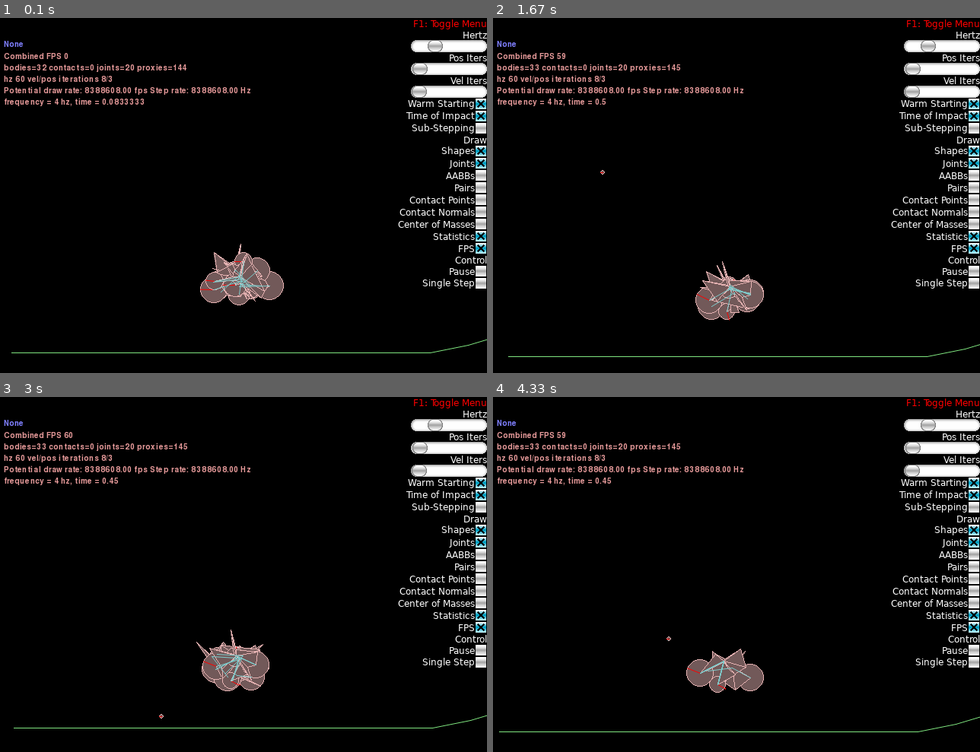
Above: before the commit, frames 1-4 (two rows, left to right).
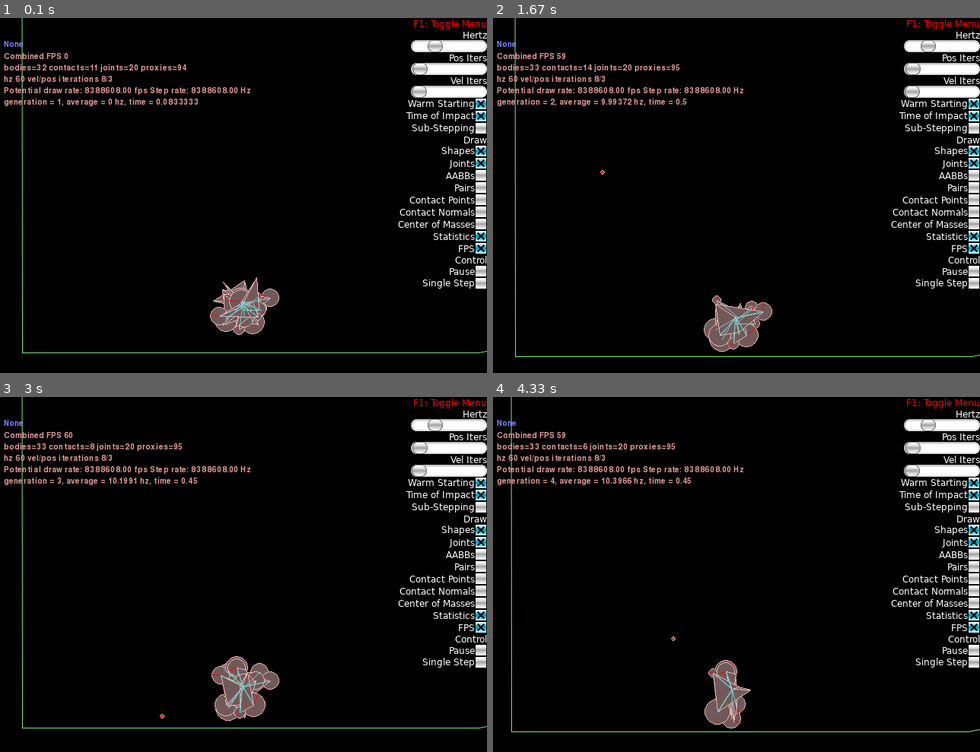
Above: after the commit, the same moments.

Repository: Arton1/BestCarAlgorithm
Game: pygame game, started from solution/car_algorithm.py
The game is run twice, just before and just after one commit, with the same random seed, the same clock (stepped at 60 frames per second) and the same inputs.
Inputs (mouse positions are in pixels of both pictures, inside the frame that each line leads up to):
- Up to frame 1 (0.1 s): no input
- Up to frame 2 (1.67 s): tap C at 0.33, 1.15 s; click (892, 191) at 0.72 s; hold Right 1-1.47 s; tap Space at 1.07, 1.37, 1.62 s; hold Up from 1.55 s (still down)
- Up to frame 3 (3 s): release Up at 1.85 s; hold Right 1.88-2.35 s; tap Space at 1.95, 2.25, 2.45, 2.75 s; tap Z at 2.03 s; hold Left 2.38-2.92 s; tap C at 2.53 s; hold Down from 2.95 s (still down)
- Up to frame 4 (4.33 s): tap Space at 3.02, 3.35, 3.65, 3.78, 4.18 s; release Down at 3.25 s; hold Left 3.28-3.68 s; tap Z at 3.43 s; hold Up 3.72-4.08 s; tap C at 3.87 s; hold Right from 4.12 s (still down)

The runs differ from the first frame. In frame 1, 3.5% of the frame differs, in the area x 0-100%, y 0-95%; in frame 2, 3.2%; in frame 3, 2.7%; in frame 4, 2.6%.

Commit message:
changed chassis generation, deleted torque from genotype, reduced chassis to 4 vertices

Diff:
--- /dev/null
+++ b/solution/average.txt
@@ -0,0 +1,3 @@
+15.0732
+10.6309
+9.01567
--- a/solution/car_algorithm.py
+++ b/solution/car_algorithm.py
@@ -25,32 +25,51 @@
 from solution.evolutional_algorithm.population import Population
 import time
 
+
 # Creating first population and the track
 class World(Framework):
     def __init__(self):
         super(World, self).__init__()
         create_track(self.world)
         self._population = Population()
-        create_cars(self.world, self._population)
+        # self.springs = nice_car(self.world, offset=(10, 10))
+        self.springs = create_cars(self.world, self._population)
         self.time_start = time.time()
+        self.average = 0
+        self.generation = 1
+        self.f = open("average.txt", "w+")
 
     # evaluates every genotype and deletes car objects
     def stop_simulation(self):
         while len(self.world.bodies) > 2:
             self.world.DestroyBody(self.world.bodies[2])
 
+    def sim(self):
+        self._population.set_fitness(self.world)
+        statistic =  self._population.print_information()
+        self.average = statistic[0]
+        self.generation = statistic[1]
+        self.stop_simulation()
+        self._population.evolve()
+        super(World, self).__init__()
+        create_track(self.world)
+        self.springs.clear()
+        self.springs = create_cars(self.world, self._population)
+        self.time_start = time.time()
+        self.f.write("%g\n" %(self.average/(self._population._AMOUNT_OF_CANDIDATES)))
+
+    def start_engines(self):
+        for spring in self.springs:
+            spring[0].motorEnabled = True
+            spring[1].motorEnabled = True
+
     def Keyboard(self, key):
         if key == Keys.K_t:
-            self.stop_simulation()
+            self.springs[0].motorEnabled = True
+            self.springs[1].motorEnabled = True
+            # self.stop_simulation()
         if key == Keys.K_c:
-            self._population.set_fitness(self.world)
-            self._population.print_information()
-            self.stop_simulation()
-            self._population.evolve()
-            super(World, self).__init__()
-            create_track(self.world)
-            create_cars(self.world, self._population)
-            self.time_start = time.time()
+            self.sim()
 
     def Step(self, settings):
         super(World, self).Step(settings)
@@ -61,8 +80,11 @@
             except IndexError:
                 x = 10
         self.viewCenter = (x, 20)
-        self.Print("frequency = %g hz, time = %g" %
-                   (4, time.time() - self.time_start))
+        self.Print("generation = %g, average = %g hz, time = %g" %
+                   (self.generation ,self.average/(self._population._AMOUNT_OF_CANDIDATES), time.time() - self.time_start))
+
+        # if (time.time() - self.time_start > 2 and time.time() - self.time_start < 3 ) : self.start_engines()
+        if (time.time() - self.time_start > 10):  self.sim()
 
 
 if __name__ == "__main__":
--- a/solution/evolutional_algorithm/genotype.py
+++ b/solution/evolutional_algorithm/genotype.py
@@ -4,8 +4,9 @@
 
 class Genotype:
     _MUTATIONS_CHANCE = 1/5  # percentage of individuals that get changed
-    _MUTATION_POINTS_AMOUNT = 3
-    _AMOUNT_OF_CROSSOVER_POINTS = 1/5
+    _MUTATION_POINTS_AMOUNT = 7
+    _AMOUNT_OF_CROSSOVER_POINTS = 1/2
+    vertices = 4
 
     def __init__(self, vectors, wheel_vertices, wheel_proporties):
         self._vectors = vectors
@@ -70,18 +71,18 @@
             indexes = sample(range(amount_of_genes), self._MUTATION_POINTS_AMOUNT)
             for index in indexes:
                 if index < len(self._vectors):
-                    self._vectors[index] = (random() * 2 * pi, uniform(0.1, 4))
+                    self._vectors[index] = (uniform(2*pi/self.vertices*(index), 2*pi/self.vertices*(index+1)), uniform(0.1, 4))
                 elif index < len(self._vectors) + len(self._wheel_vertices):
                     index -= len(self._vectors)
-                    self._wheel_vertices[index] = randint(0, 9)
+                    self._wheel_vertices[index] = randint(0, self.vertices-1)
                 else:
                     index -= len(self._vectors)
                     index -= len(self._wheel_vertices)
                     if index == 0:
                         self._wheel_properties[0] = (uniform(0.5, 2), uniform(0.5, 2))
                     elif index == 1:
-                        self._wheel_properties[1] = (uniform(0, 100), uniform(0, 100))
+                        self._wheel_properties[1] = (uniform(10, 40), uniform(10, 40))
                     elif index == 2:
                         self._wheel_properties[2] = (uniform(0, 1), uniform(0, 1))
                     else:
-                        self._wheel_properties[3] = (uniform(0, 100), uniform(0, 100))
+                        self._wheel_properties[3] = (uniform(200, 200), uniform(200, 200))
--- a/solution/evolutional_algorithm/population.py
+++ b/solution/evolutional_algorithm/population.py
@@ -4,41 +4,52 @@
 
 
 class Population:
+    vertices = 4
     _AMOUNT_OF_CANDIDATES = 10
     _AMOUNT_OF_CHILDREN = _AMOUNT_OF_CANDIDATES
-    _TOURNAMENT_SIZE = 3
+    _TOURNAMENT_SIZE = 2
 
     def __init__(self,
                  candidates_amount=_AMOUNT_OF_CANDIDATES,
                  children_amount=_AMOUNT_OF_CHILDREN,
                  ):
         self._candidates = []
-        self._generation = 0
+        self._generation = 1
         self._children_amount = children_amount
         self._tournament_size = self._TOURNAMENT_SIZE
         self._create_starting_population(candidates_amount)
 
     def _create_starting_population(self, candidates_amount):
         for candidate in range(candidates_amount):
-            vectors = [(random() * 2 * pi, uniform(0.1, 4)) for vector in range(10)]
-            vectors.sort()
+            # vectors = [(random() * 2 * pi, uniform(0.1, 4)) for vector in range(self.vertices)]
+            intervals = [0]
+            for i in range(0, self.vertices):
+                intervals.append(intervals[-1] + 360 / self.vertices)
+            vectors = []
+            for i in range(0, self.vertices):
+                vectors.append((uniform(intervals[i], intervals[i + 1]) * 3.14 / 180, uniform(0.1, 4)))
+
+            # vectors.sort()
             wheel_vertices = []
-            wheel_vertices.append(randint(0, 9))
-            wheel_vertices.append(randint(0, 9))
+            wheel_vertices.append(randint(0, self.vertices - 1))
+            wheel_vertices.append(randint(0, self.vertices - 1))
             wheel_properties = []
             wheel_properties.append((uniform(0.5, 2), uniform(0.5, 2)))
-            wheel_properties.append((uniform(0, 100), uniform(0, 100)))
+            wheel_properties.append((uniform(10, 40), uniform(10, 40)))
             wheel_properties.append((uniform(0, 1), uniform(0, 1)))
-            wheel_properties.append((uniform(0, 100), uniform(0, 100)))
+            wheel_properties.append((uniform(200, 200), uniform(200, 200)))
             individual = Genotype(vectors, wheel_vertices, wheel_properties)
             self._candidates.append(individual)
 
     def print_information(self):
+        sum = 0
         print(f"Generacja: {self._generation}")
         for index, genotype in enumerate(sorted(self._candidates, key=lambda x: x.get_fitness(), reverse=True)):
             fitness = genotype.get_fitness()
-            print(f"{index+1} : {fitness}")
-            # print(f"{index+1}: {individual.get_information()} : {fitness}")
+            print(f"{index + 1} : {fitness}")
+            sum += fitness
+        return sum, self._generation
+        # print(f"{index+1}: {individual.get_information()} : {fitness}")
 
     def set_fitness(self, world):
         for (genotype, i) in zip(self._candidates, range(2, 3 * len(self._candidates) + 2, 3)):
@@ -70,7 +81,7 @@
 
     def _ranking_select_individual(self, candidates):
         candidates.sort(key=lambda x: x.get_fitness())
-        rank_sum = (len(candidates)+1)*len(candidates)/2
+        rank_sum = (len(candidates) + 1) * len(candidates) / 2
         spin = randint(0, rank_sum)
         index_sum = 0
         for index, candidate in enumerate(candidates, start=1):
--- a/solution/models/car.py
+++ b/solution/models/car.py
@@ -5,25 +5,31 @@
                    b2_pi)
 
 
-def create_cars(world, population, offset=(10, 10)):
+def create_cars(world, population, offset=(10, 5)):
+    springs = []
     for genotype in population._candidates:
-        create_car(world, genotype, offset)
+        springs.append(create_car(world, genotype, offset))
+    return springs
 
 
 def create_car(world, genotype, offset):
+    vertices = 4
     x_offset, y_offset = offset
     points = []
-    for x, y in genotype._vectors:
-        points.append((math.cos(x) * y, math.sin(x) * y))
-    chassis = world.CreateDynamicBody(position=(x_offset, y_offset), userData = "car_chassis")
-    for index in range(10):
-        chassis.CreatePolygonFixture(vertices=[(0, 0), points[index % 10], points[(index + 1) % 10]], groupIndex=-1, density=1,
-                                     friction=0.3,
-                                     restitution=0.3)
     wheels = []
     springs = []
     wheel_radius, wheel_speed, wheel_friction, engine_torque = genotype._wheel_properties
-    x_offset, y_offset = offset
+    for x, y in genotype._vectors:
+        points.append((math.cos(x) * y, math.sin(x) * y))
+
+    y_offset += max(wheel_radius[0], wheel_radius[1])
+    chassis = world.CreateDynamicBody(position=(x_offset, y_offset), userData="car_chassis")
+    for index in range(vertices):
+        chassis.CreatePolygonFixture(vertices=[(0, 0), points[index % vertices], points[(index + 1) % vertices]], groupIndex=-1,
+                                     density=50,
+                                    )
+
+    # x_offset, y_offset = offset
     for i in range(0, 2):
         x, y = points[genotype._wheel_vertices[i]]
         wheel = world.CreateDynamicBody(
@@ -50,77 +56,78 @@
         )
         wheels.append(wheel)
         springs.append(spring)
-    return chassis, wheels, springs
+    return springs
 
-    def nice_car(world, wheel_radius=1.2, density=1.0, offset=(0, 0),
-                 wheel_friction=0.9, wheel_axis=(0.0, 1.0), wheel_torques=[200.0, 10.0],
-                 wheel_drives=[True, False], hz=4.0, zeta=0.7, **kwargs):
-        x_offset, y_offset = offset
-        chassis = world.CreateDynamicBody(position=(x_offset, y_offset))
-        chassis.CreatePolygonFixture(vertices=[(0, 0), (0, 2), (1, 3)], groupIndex=-1, density=1, friction=0.3,
-                                     restitution=0.3)
-        chassis.CreatePolygonFixture(vertices=[(0, 0), (1, 3), (3, 3)], groupIndex=-1, density=1, friction=0.3,
-                                     restitution=0.3)
-        chassis.CreatePolygonFixture(vertices=[(0, 0), (3, 3), (2, 1)], groupIndex=-1, density=1, friction=0.3,
-                                     restitution=0.3)
-        chassis.CreatePolygonFixture(vertices=[(0, 0), (2, 1), (4, 0)], groupIndex=-1, density=1, friction=0.3,
-                                     restitution=0.3)
-        chassis.CreatePolygonFixture(vertices=[(0, 0), (4, 0), (1, -1)], groupIndex=-1, density=1, friction=0.3,
-                                     restitution=0.3)
-        chassis.CreatePolygonFixture(vertices=[(0, 0), (1, -1), (1, -3)], groupIndex=-1, density=1, friction=0.3,
-                                     restitution=0.3)
-        chassis.CreatePolygonFixture(vertices=[(0, 0), (1, -3), (-1, -1)], groupIndex=-1, density=1, friction=0.3,
-                                     restitution=0.3)
-        chassis.CreatePolygonFixture(vertices=[(0, 0), (-1, -1), (-3, 0)], groupIndex=-1, density=1, friction=0.3,
-                                     restitution=0.3)
-        chassis.CreatePolygonFixture(vertices=[(0, 0), (-3, 0), (-2, 2)], groupIndex=-1, density=1, friction=0.3,
-                                     restitution=0.3)
-        chassis.CreatePolygonFixture(vertices=[(0, 0), (-2, 2), (0, 2)], groupIndex=-1, density=1, friction=0.3,
-                                     restitution=0.3)
-        wheels, springs = [], []
-        wheel = world.CreateDynamicBody(
-            position=(x_offset + 1, y_offset - wheel_radius - 3),
-            fixtures=b2FixtureDef(
-                shape=b2CircleShape(radius=wheel_radius),
-                density=density,
-                groupIndex=-1,
-                friction=1000,
-            )
+
+def nice_car(world, wheel_radius=1.2, density=1.0, offset=(0, 0),
+             wheel_friction=0.9, wheel_axis=(0.0, 1.0), wheel_torques=[200.0, 10.0],
+             wheel_drives=[True, False], hz=4.0, zeta=0.7, **kwargs):
+    x_offset, y_offset = offset
+    chassis = world.CreateDynamicBody(position=(x_offset, y_offset))
+    chassis.CreatePolygonFixture(vertices=[(0, 0), (0, 2), (1, 3)], groupIndex=-1, density=1, friction=0.3,
+                                 restitution=0.3)
+    chassis.CreatePolygonFixture(vertices=[(0, 0), (1, 3), (3, 3)], groupIndex=-1, density=1, friction=0.3,
+                                 restitution=0.3)
+    chassis.CreatePolygonFixture(vertices=[(0, 0), (3, 3), (2, 1)], groupIndex=-1, density=1, friction=0.3,
+                                 restitution=0.3)
+    chassis.CreatePolygonFixture(vertices=[(0, 0), (2, 1), (4, 0)], groupIndex=-1, density=1, friction=0.3,
+                                 restitution=0.3)
+    chassis.CreatePolygonFixture(vertices=[(0, 0), (4, 0), (1, -1)], groupIndex=-1, density=1, friction=0.3,
+                                 restitution=0.3)
+    chassis.CreatePolygonFixture(vertices=[(0, 0), (1, -1), (1, -3)], groupIndex=-1, density=1, friction=0.3,
+                                 restitution=0.3)
+    chassis.CreatePolygonFixture(vertices=[(0, 0), (1, -3), (-1, -1)], groupIndex=-1, density=1, friction=0.3,
+                                 restitution=0.3)
+    chassis.CreatePolygonFixture(vertices=[(0, 0), (-1, -1), (-3, 0)], groupIndex=-1, density=1, friction=0.3,
+                                 restitution=0.3)
+    chassis.CreatePolygonFixture(vertices=[(0, 0), (-3, 0), (-2, 2)], groupIndex=-1, density=1, friction=0.3,
+                                 restitution=0.3)
+    chassis.CreatePolygonFixture(vertices=[(0, 0), (-2, 2), (0, 2)], groupIndex=-1, density=1, friction=0.3,
+                                 restitution=0.3)
+    wheels, springs = [], []
+    wheel = world.CreateDynamicBody(
+        position=(x_offset + 1, y_offset - wheel_radius - 3),
+        fixtures=b2FixtureDef(
+            shape=b2CircleShape(radius=wheel_radius),
+            density=density,
+            groupIndex=-1,
+            friction=1000,
         )
-        spring = world.CreateWheelJoint(
-            bodyA=chassis,
-            bodyB=wheel,
-            localAnchorA=(1, -3),
-            localAnchorB=(0, 0),
-            axis=(1, 0),
-            # motorSpeed=0,
-            # maxMotorTorque=200,
-            # enableMotor=True,
-            frequencyHz=60,
-            dampingRatio=1.0,
+    )
+    spring = world.CreateWheelJoint(
+        bodyA=chassis,
+        bodyB=wheel,
+        localAnchorA=(1, -3),
+        localAnchorB=(0, 0),
+        axis=(1, 0),
+        motorSpeed=-10,
+        maxMotorTorque=200,
+        enableMotor=False,
+        frequencyHz=60,
+        dampingRatio=1.0,
+    )
+    wheels.append(wheel)
+    springs.append(spring)
+    wheel = world.CreateDynamicBody(
+        position=(x_offset - 3, y_offset - wheel_radius - 0),
+        fixtures=b2FixtureDef(
+            shape=b2CircleShape(radius=wheel_radius),
+            density=density,
+            groupIndex=-1
         )
-        wheels.append(wheel)
-        springs.append(spring)
-        wheel = world.CreateDynamicBody(
-            position=(x_offset - 3, y_offset - wheel_radius - 0),
-            fixtures=b2FixtureDef(
-                shape=b2CircleShape(radius=wheel_radius),
-                density=density,
-                groupIndex=-1
-            )
-        )
-        spring = world.CreateWheelJoint(
-            bodyA=chassis,
-            bodyB=wheel,
-            localAnchorA=(-3, 0),
-            localAnchorB=(0, 0),
-            axis=(1, 0),
-            motorSpeed=0,
-            maxMotorTorque=200,
-            enableMotor=True,
-            frequencyHz=60,
-            dampingRatio=1.0
-        )
-        wheels.append(wheel)
-        springs.append(spring)
-        return chassis, wheels, springs
+    )
+    spring = world.CreateWheelJoint(
+        bodyA=chassis,
+        bodyB=wheel,
+        localAnchorA=(-3, 0),
+        localAnchorB=(0, 0),
+        motorSpeed=-10,
+        axis=(1, 0),
+        maxMotorTorque=200,
+        enableMotor=False,
+        frequencyHz=60,
+        dampingRatio=1.0
+    )
+    wheels.append(wheel)
+    springs.append(spring)
+    return springs
--- a/solution/models/track.py
+++ b/solution/models/track.py
@@ -3,11 +3,11 @@
 
 def create_track(world):
     ground = world.CreateStaticBody(
-        shapes=b2EdgeShape(vertices=[(-20, 0), (20, 0)]),
+        shapes=b2EdgeShape(vertices=[(-20, 1000), (-19,0)]),
         userData="track"
     )
-    x, y1, dx = 20, 0, 5
-    vertices = [0, 0, 0, 1, 2.5, 1.5, 0, 0, 2, 5, 9, 7, 5, 0, -3, -2, 0, 3, 6, -10, 0, 0, 0]
+    x, y1, dx = -19, 0, 5
+    vertices = [0, 0, 0, 0, 0, 0, 0, 0, 0, 0, 0, 0, 1, 2.5, 1.5, 0, 0, 2, 5, 9, 7, 5, 0, -3, -2, 0, 3, 6, -10, 0, 0, 0, 1000]
     for y2 in vertices:  # iterate through vertices twice
         ground.CreateEdgeFixture(
             vertices=[(x, y1), (x + dx, y2)],
